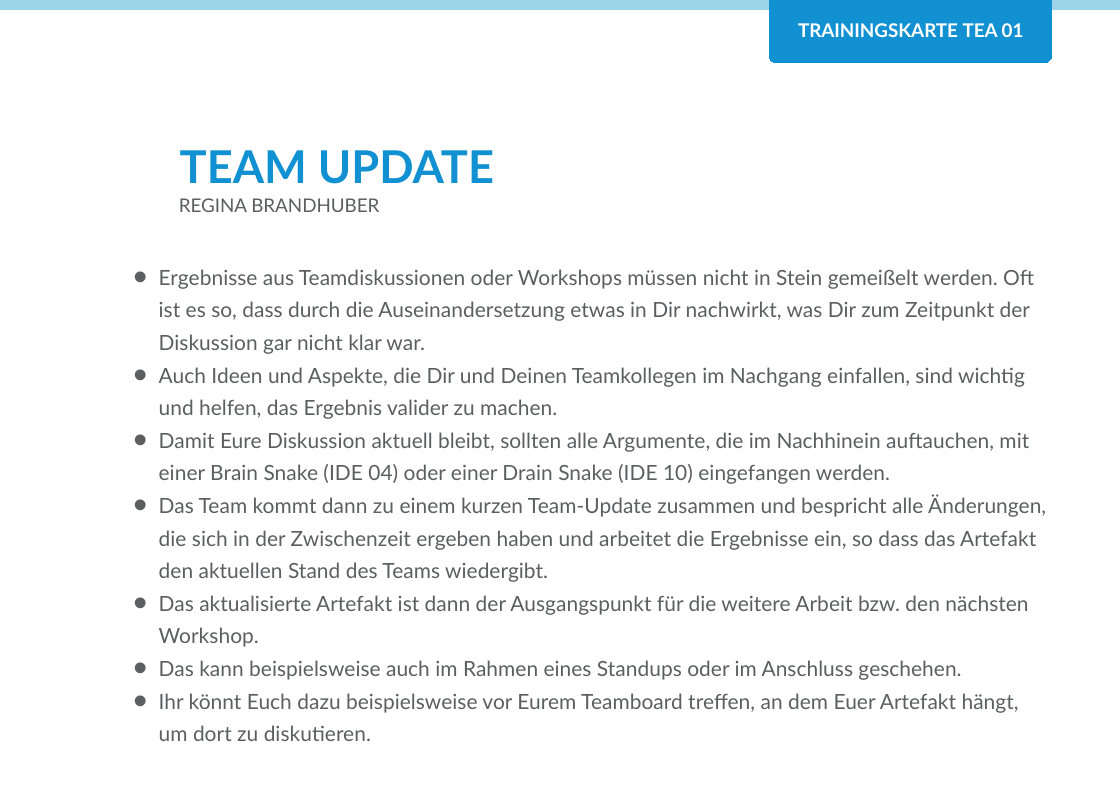
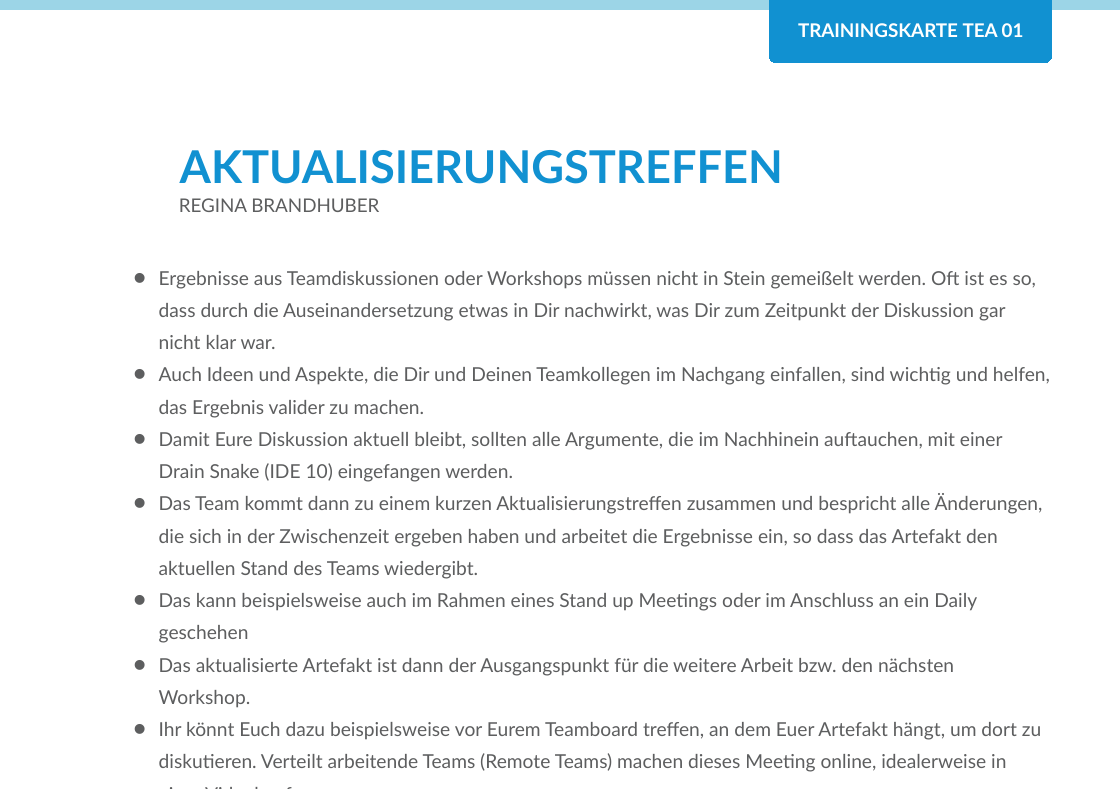
Before and after one commit to Teamtool/training-materials, a slide deck: slide 1 of training-cards/agile moves/Teamplay (TEA)/ger/apprentice/ger_TEA_01_Team_Update_AM_A.pptx. Drawn at 1120x789 pixels with LibreOffice and Linux fonts; fonts in the diff are those of the drawing; background and template pictures are left out. Boxes give left, top, right and bottom in pixels: in the first picture for what was removed or moved away, otherwise in the second. Text is boxed around its words. In the diff, an @@ line names an element or a change of style, - is before the commit and + after.

```diff
--- a/training-cards/agile moves/Teamplay (TEA)/ger/apprentice/ger_TEA_01_Team_Update_AM_A.pptx
+++ b/training-cards/agile moves/Teamplay (TEA)/ger/apprentice/ger_TEA_01_Team_Update_AM_A.pptx
@@ title at <box>180,150,783,184</box>: text changed @@
-TEAM UPDATE
+AKTUALISIERUNGSTREFFEN
@@ text at <box>159,271,1050,708</box>: size 11.1 to 10.2 pt in "Ergebnisse aus Teamdiskussionen oder Workshops müssen nicht ...", "Auch Ideen und Aspekte, die Dir und ...", "Das aktualisierte Artefakt ist dann der Ausgangspunkt ..."; line spacing 1.3 to 1.4 @@
@@ text at <box>159,432,1043,643</box>: text changed; size 11.1 to 10.2 pt @@
-• Damit Eure Diskussion aktuell bleibt, sollten alle Argumente, die im Nachhinein auftauchen, mit einer Brain Snake (IDE 04) oder einer Drain Snake (IDE 10) eingefangen werden.
-• Das Team kommt dann zu einem kurzen Team-Update zusammen und bespricht alle Änderungen, die sich in der Zwischenzeit ergeben haben und arbeitet die Ergebnisse ein, so dass das Artefakt den aktuellen Stand des Teams wiedergibt.
+• Damit Eure Diskussion aktuell bleibt, sollten alle Argumente, die im Nachhinein auftauchen, mit einer Drain Snake (IDE 10) eingefangen werden.
+• Das Team kommt dann zu einem kurzen Aktualisierungstreffen zusammen und bespricht alle Änderungen, die sich in der Zwischenzeit ergeben haben und arbeitet die Ergebnisse ein, so dass das Artefakt den aktuellen Stand des Teams wiedergibt.
+• Das kann beispielsweise auch im Rahmen eines Stand up Meetings oder im Anschluss an ein Daily geschehen
@@ text at <box>159,722,1041,772</box>: text changed; size 11.1 to 10.2 pt @@
-• Das kann beispielsweise auch im Rahmen eines Standups oder im Anschluss geschehen.
-• Ihr könnt Euch dazu beispielsweise vor Eurem Teamboard treffen, an dem Euer Artefakt hängt, um dort zu diskutieren.
+• Ihr könnt Euch dazu beispielsweise vor Eurem Teamboard treffen, an dem Euer Artefakt hängt, um dort zu diskutieren. Verteilt arbeitende Teams (Remote Teams) machen dieses Meeting online, idealerweise in einer Videokonferenz.
```
Also in this commit, not shown: 1 other slide changed, 11 other files.
